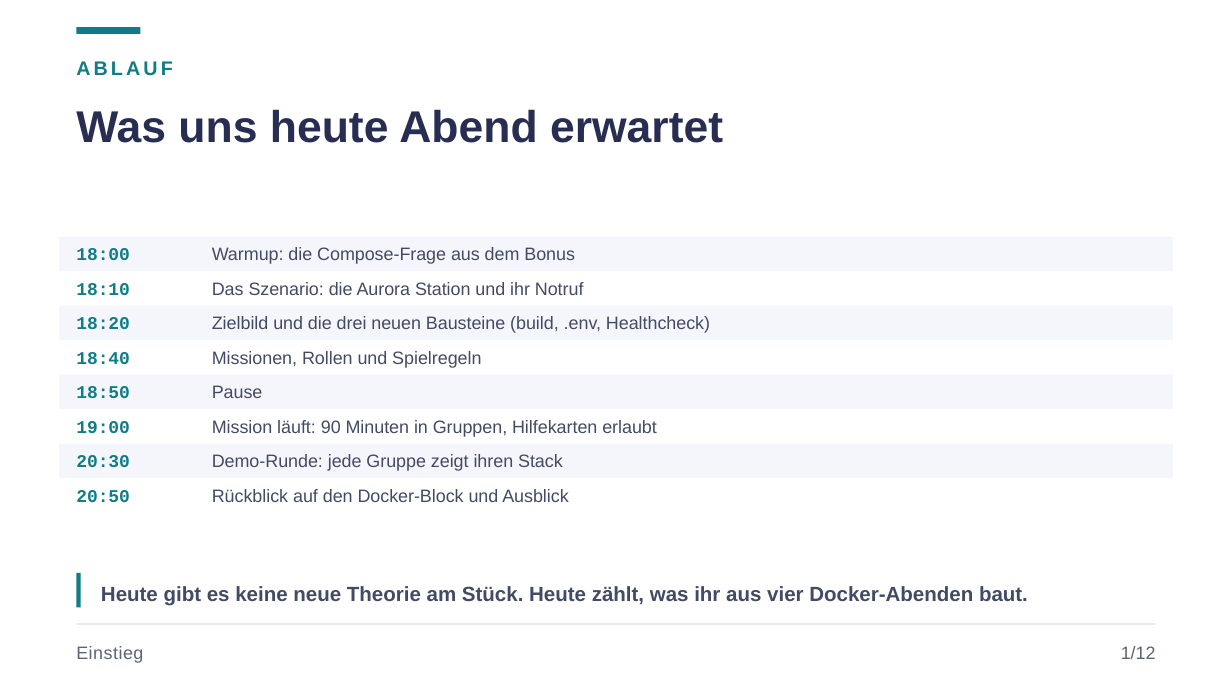
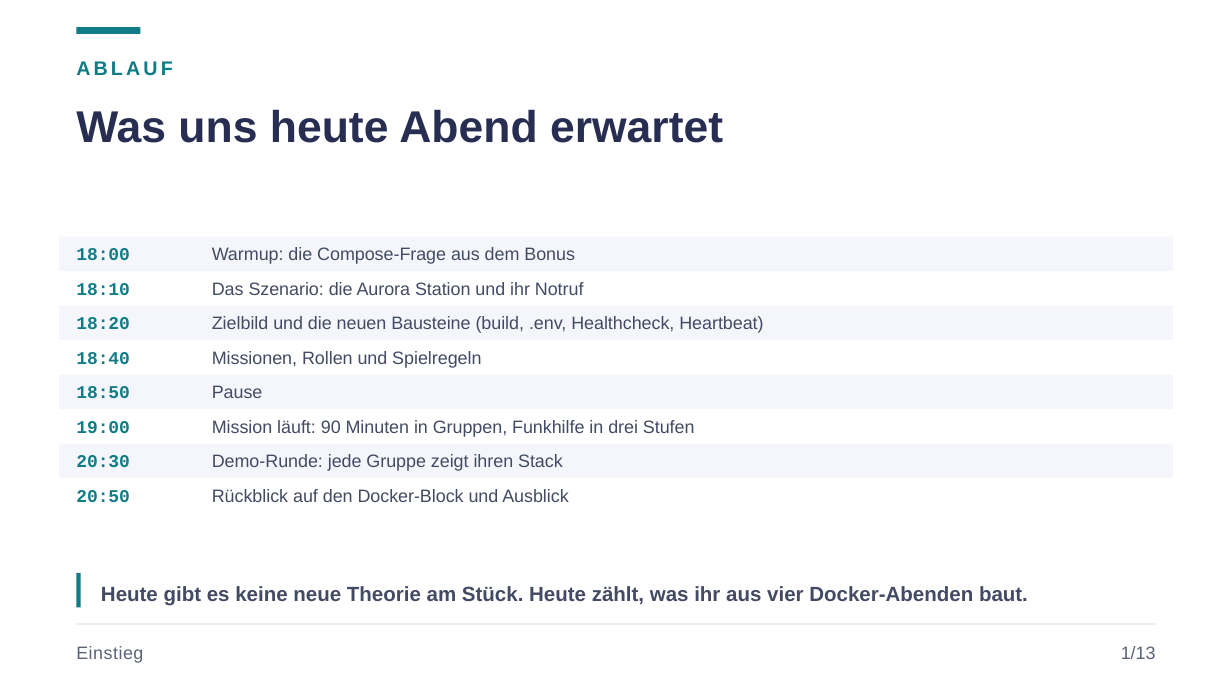
Before and after one commit to JacobMenge/kurs-unterlagen, a slide deck: slide 2 of folien/08-docker-praxis.pptx. Drawn at 1232x693 pixels with LibreOffice and Linux fonts; fonts in the diff are those of the drawing. Boxes give left, top, right and bottom in pixels: in the first picture for what was removed or moved away, otherwise in the second. Text is boxed around its words. In the diff, an @@ line names an element or a change of style, - is before the commit and + after.

```diff
--- a/folien/08-docker-praxis.pptx
+++ b/folien/08-docker-praxis.pptx
@@ text at <box>212,316,763,333</box>: text changed @@
-Zielbild und die drei neuen Bausteine (build, .env, Healthcheck)
+Zielbild und die neuen Bausteine (build, .env, Healthcheck, Heartbeat)
@@ text at <box>212,420,695,437</box>: text changed @@
-Mission läuft: 90 Minuten in Gruppen, Hilfekarten erlaubt
+Mission läuft: 90 Minuten in Gruppen, Funkhilfe in drei Stufen
@@ text at <box>1121,646,1156,659</box>: text changed @@
-1/12
+1/13
```
Also in this commit, not shown: 14 other slides changed, 1 slide added, 29 other files.
